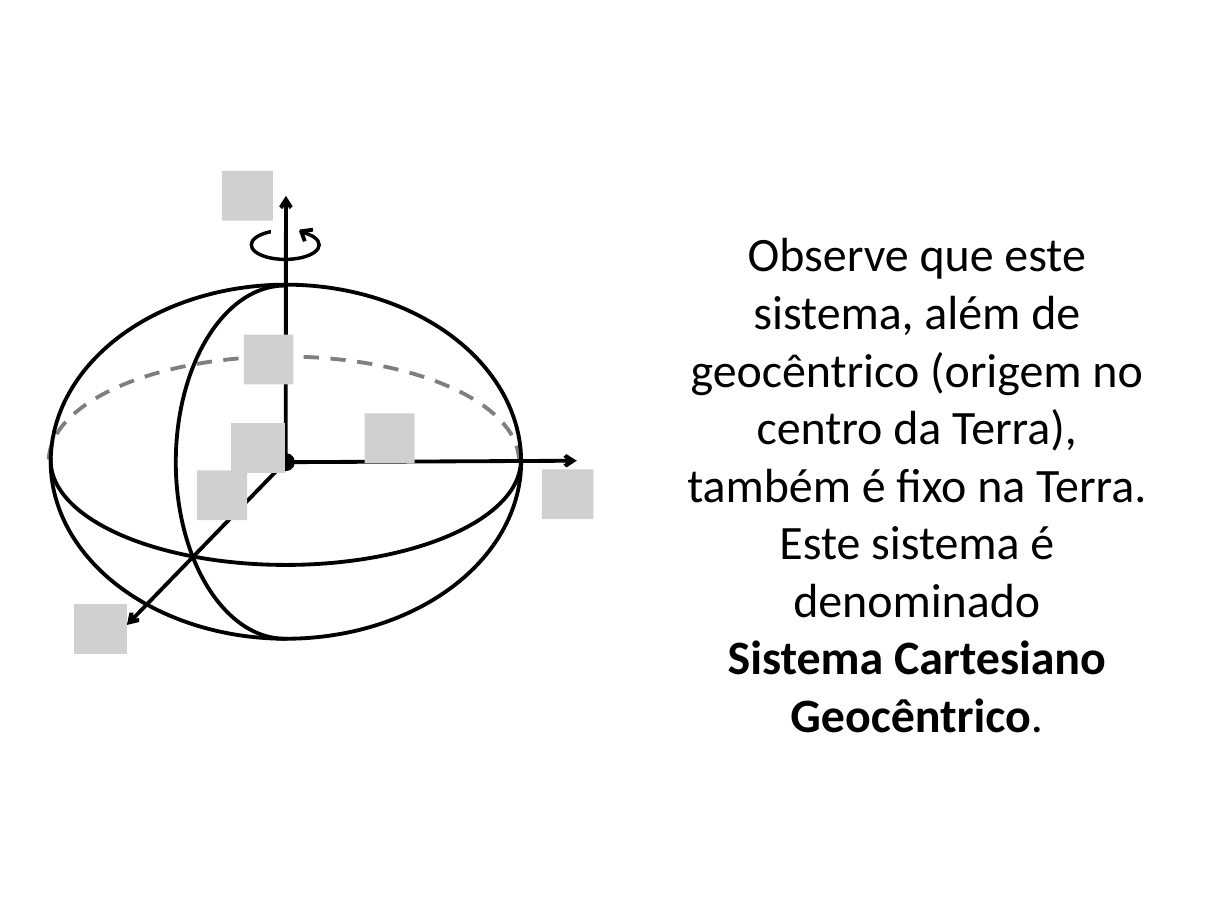
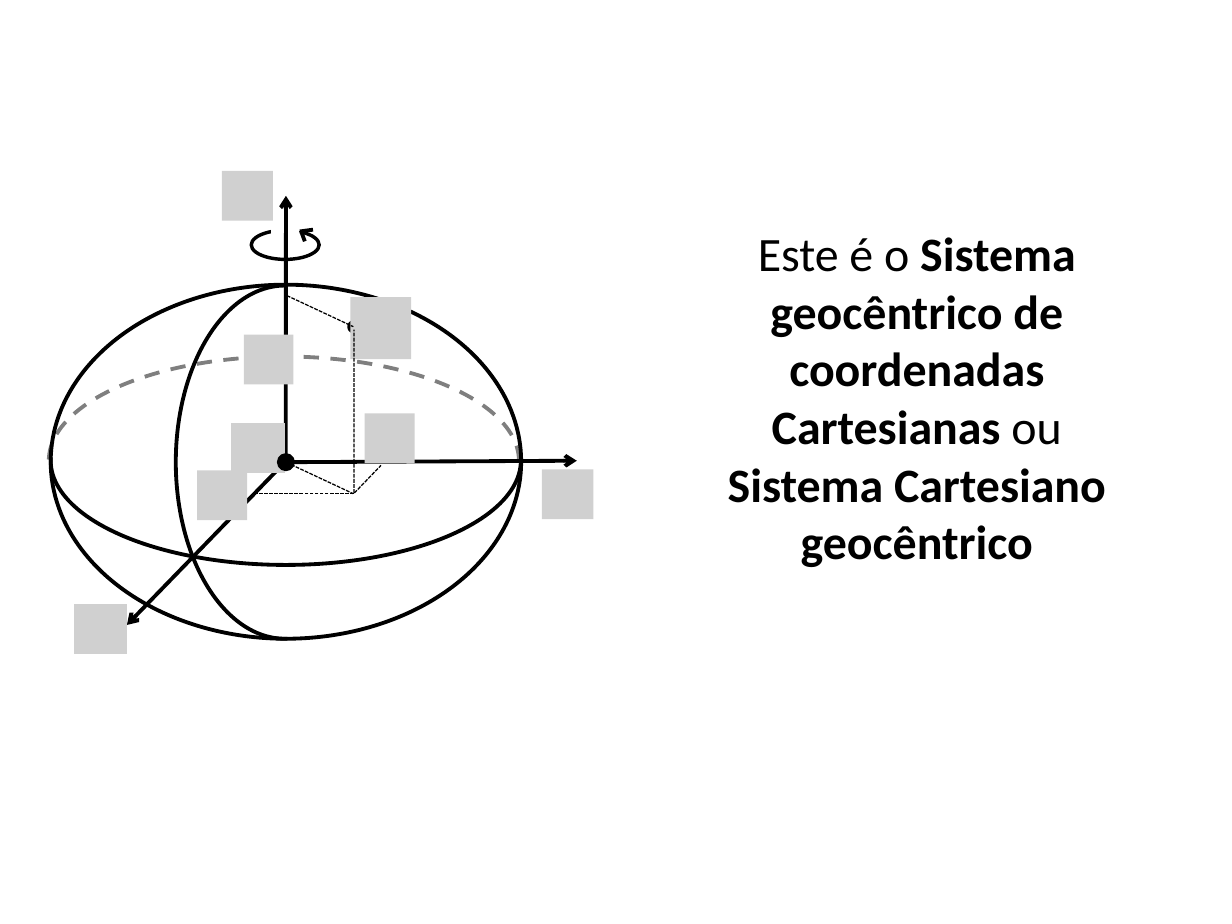
Before and after one commit to pinga-lab/CE-VII-SimBGf-2016, a slide deck: slide 19 of slides/3_sistemas_coordenadas.pptx (slide 9 before the commit). Drawn at 1232x924 pixels with LibreOffice and Linux fonts; fonts in the diff are those of the drawing; grey boxes stand for pictures. Boxes give left, top, right and bottom in pixels: in the first picture for what was removed or moved away, otherwise in the second. Text is boxed around its words. In the diff, an @@ line names an element or a change of style, - is before the commit and + after.

Commit message:
sistemas de coordenadas cartesiano geocentrico e geodesico

```diff
--- a/slides/3_sistemas_coordenadas.pptx
+++ b/slides/3_sistemas_coordenadas.pptx
@@ text at <box>728,237,1106,567</box>: text changed; bold on @@
-Observe que este sistema, além de geocêntrico (origem no centro da Terra), também é fixo na Terra. Este sistema é denominado
-Sistema Cartesiano Geocêntrico.
+Este é o Sistema geocêntrico de coordenadas Cartesianas ou
+Sistema Cartesiano geocêntrico
@@ line added from (287, 296) to (354, 326), #000000 0.75 pt dashed @@
@@ picture added at <box>350,297,410,359</box> @@
@@ ellipse added at <box>349,322,359,331</box>, fill #000000, outline #000000 2 pt @@
@@ line added from (354, 493) to (354, 330), #000000 0.75 pt dashed @@
@@ line added from (287, 462) to (354, 494), #000000 0.75 pt dashed @@
@@ line added from (355, 493) to (381, 466), #000000 0.75 pt dashed @@
@@ line added from (354, 494) to (256, 494), #000000 0.75 pt dashed @@
```
Also in this commit, not shown: 7 other slides changed, 15 slides added, 6 slides removed.
